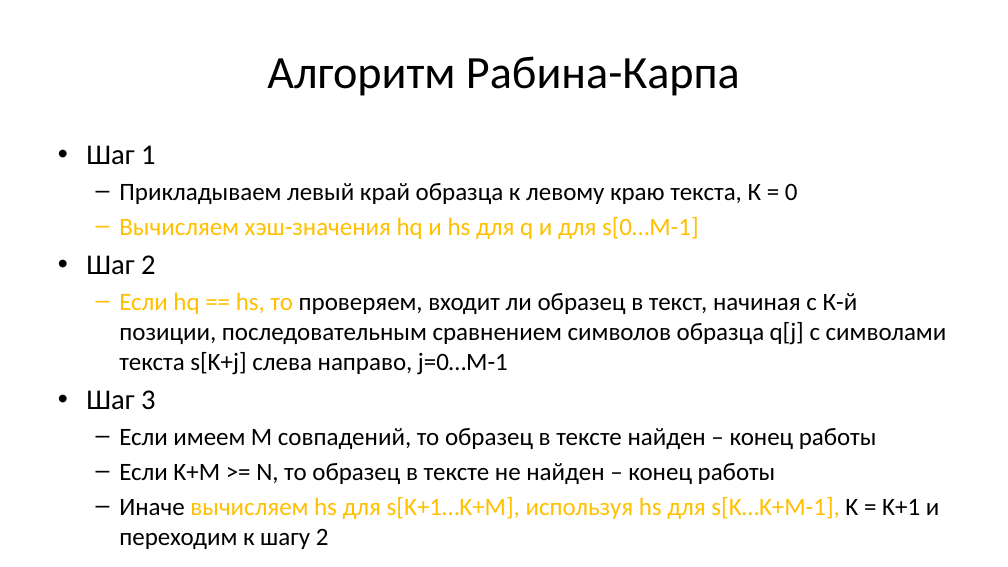
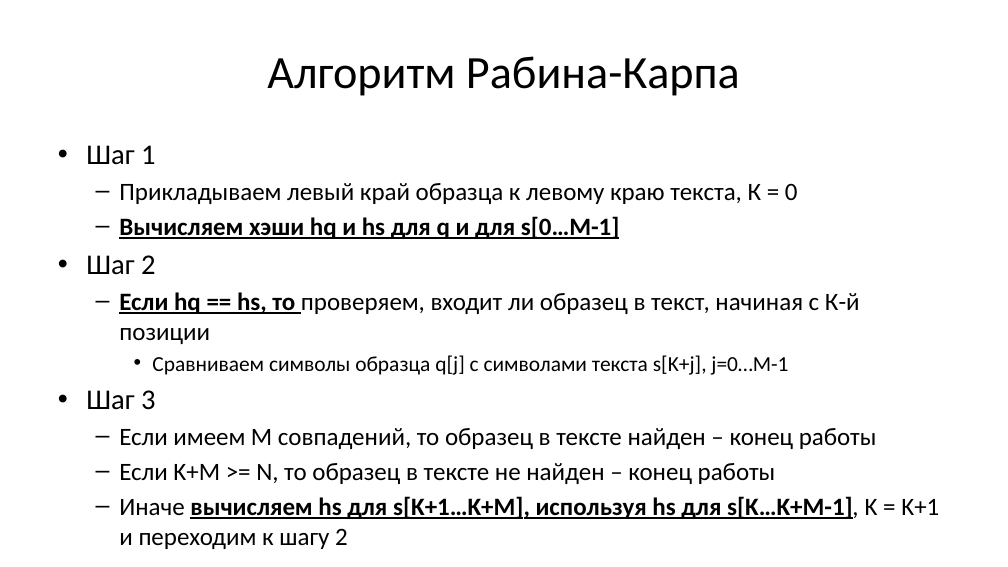
Before and after one commit to Evgueni-Petrov-aka-espetrov/Algorithms-and-Programming-in-C-pptx, a slide deck: slide 23 of 12 Алгоритмы поиска.pptx (slide 15 before the commit). Drawn at 1008x567 pixels with LibreOffice and Linux fonts; fonts in the diff are those of the drawing. Boxes give left, top, right and bottom in pixels: in the first picture for what was removed or moved away, otherwise in the second. Text is boxed around its words. In the diff, an @@ line names an element or a change of style, - is before the commit and + after.

```diff
--- a/12 Алгоритмы поиска.pptx
+++ b/12 Алгоритмы поиска.pptx
@@ text at (119, 216, 620, 239): text changed; text colour #FFC000 to #000000; bold on @@
-  – Вычисляем хэш-значения hq и hs для q и для s[0…M-1]
+  – Вычисляем хэши hq и hs для q и для s[0…M-1]
@@ text at (119, 292, 860, 375): text changed @@
-  – Если hq == hs, то проверяем, входит ли образец в текст, начиная с К-й позиции, последовательным сравнением символов образца q[j] с символами текста s[K+j] слева направо, j=0…M-1
+  – Если hq == hs, то проверяем, входит ли образец в текст, начиная с К-й позиции
+    • Сравниваем символы образца q[j] с символами текста s[K+j], j=0…M-1
@@ text at (119, 496, 939, 519): text colour #FFC000 to #000000, bold on, underline on in "вычисляем hs для s[K+1…K+M], используя hs для ..."; italic on in "s[K…K+M-1]," @@
```
Also in this commit, not shown: 19 other slides changed, 11 slides added, 3 slides removed.
